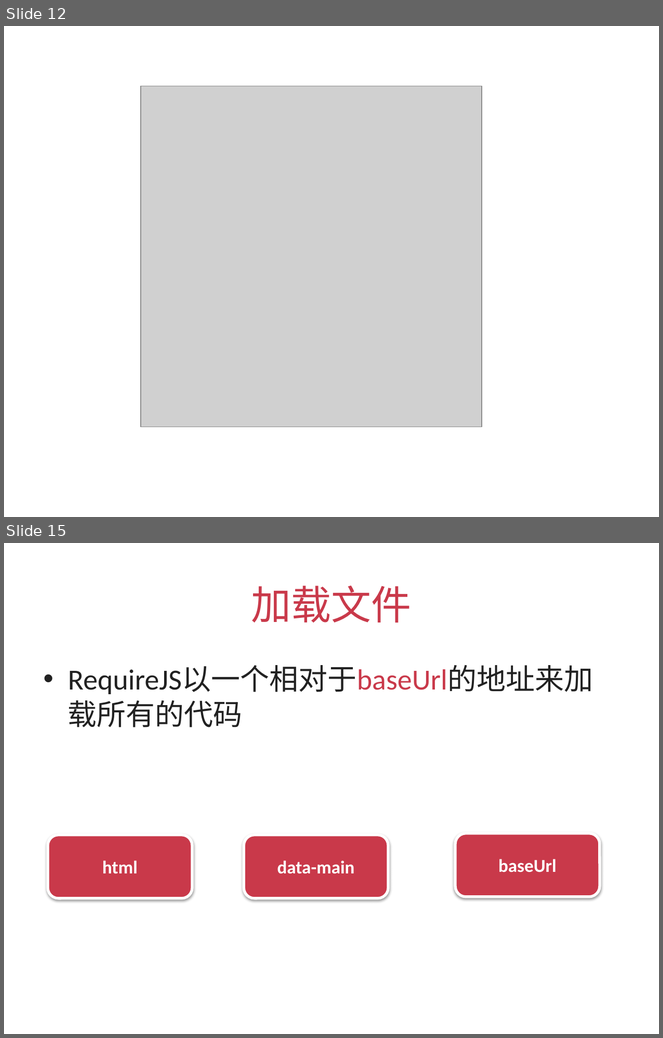
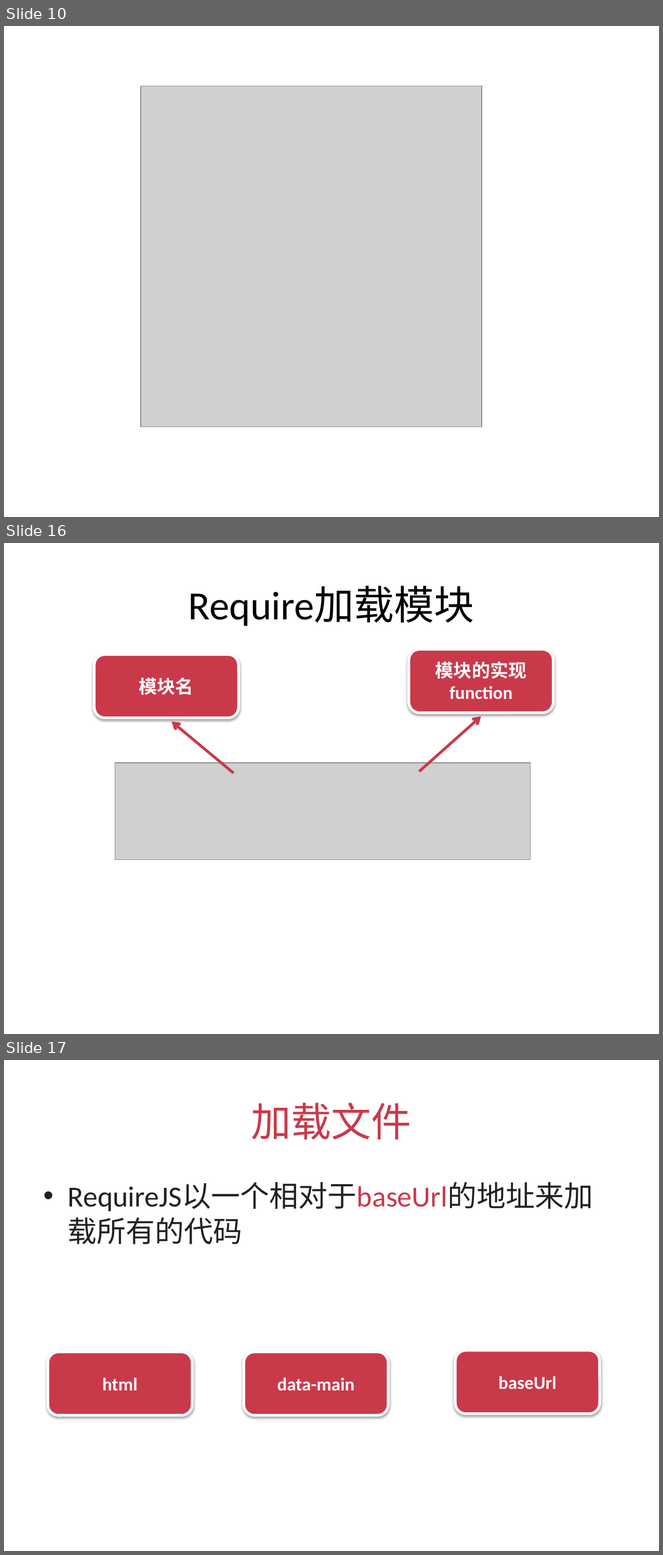
Before and after one commit to silvajs/lecturer, a slide deck: requirejs/doc/requirejs.pptx. Shown one above the other, each under a label of ours: slides 12 and 15 before the commit, slides 10, 16 and 17 after it; the slides between them are not shown. The pictures are 663x1038 and 663x1555 pixels, drawn with LibreOffice and Linux fonts; fonts in the diff are those of the drawing; grey boxes stand for pictures. Boxes give left, top, right and bottom in pixels: in the first picture for what was removed or moved away, otherwise in the second. Text is boxed around its words. In the diff, an @@ line names an element or a change of style, - is before the commit and + after.

```diff
--- a/requirejs/doc/requirejs.pptx
+++ b/requirejs/doc/requirejs.pptx
@@ slide 16 added at (x1=4, y1=543, x2=659, y2=1034), background #FFFFFF @@
@@ title added at (x1=189, y1=586, x2=475, y2=626), 44 pt, text #000000 @@
+Require加载模块
@@ rounded rectangle added at (x1=409, y1=649, x2=553, y2=713), fill #C9394A, outline #FFFFFF 3 pt, 20 pt, text #FFFFFF, bold @@
+模块的实现
+function
@@ rounded rectangle added at (x1=94, y1=654, x2=239, y2=718), fill #C9394A, outline #FFFFFF 3 pt, 20 pt, text #FFFFFF, bold @@
+模块名
@@ arrow added from (233, 773) to (172, 722), #C9394A 3 pt @@
@@ arrow added from (419, 772) to (481, 717), #C9394A 3 pt @@
@@ picture added at (x1=115, y1=763, x2=530, y2=860) @@
@@ what was slide 12 is now slide 10 @@
@@ what was slide 15 is now slide 17 @@
```
Also in this commit, not shown: 4 slides changed, 1 other slide added, 9 other files.
